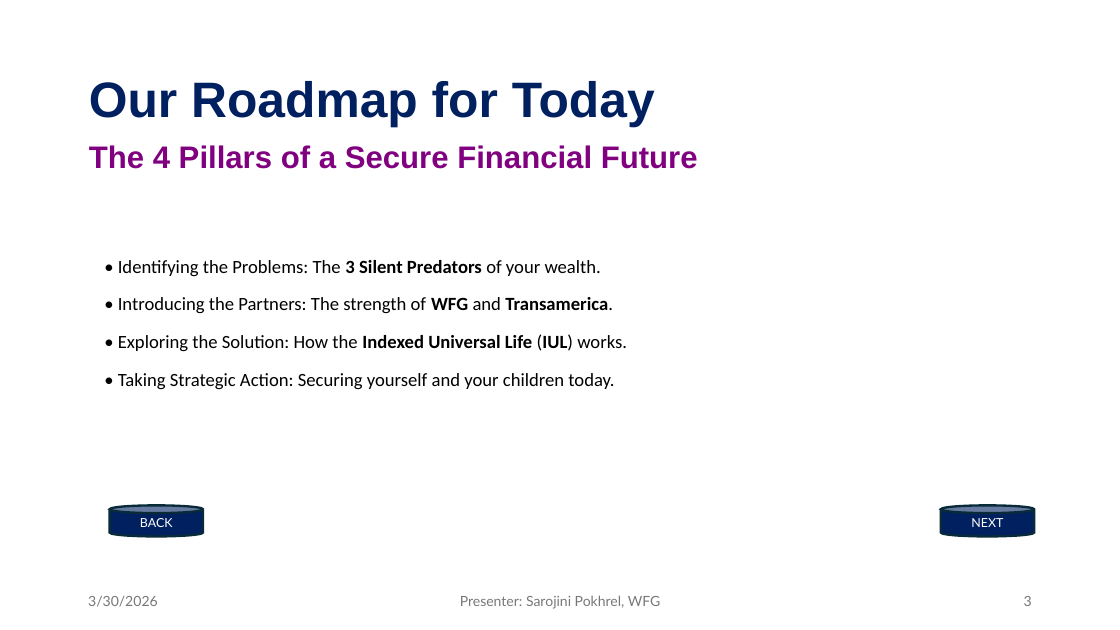
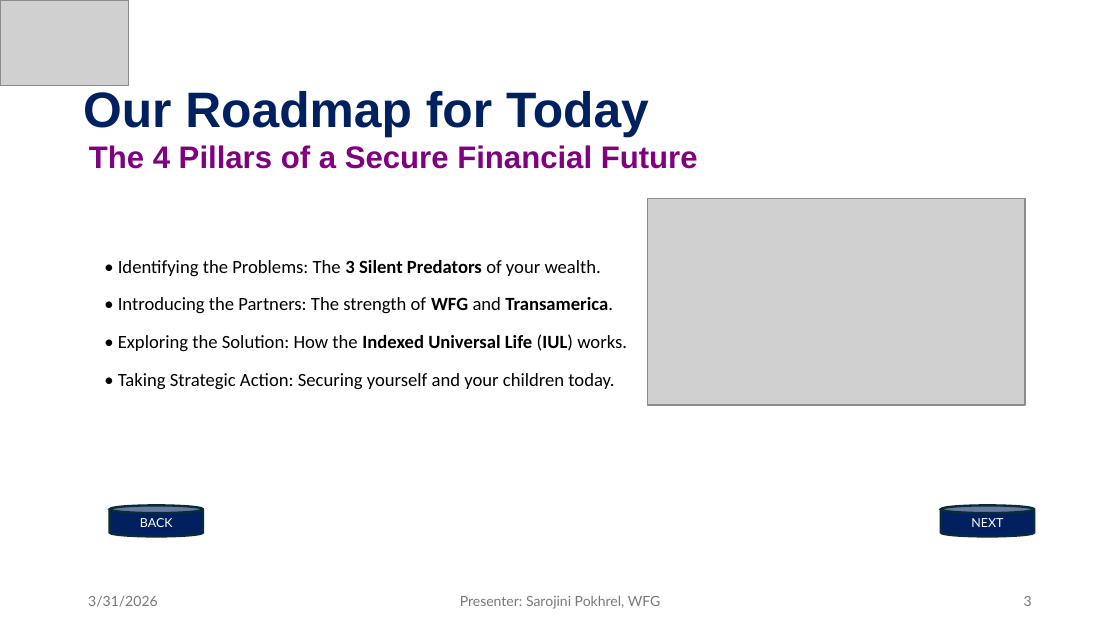
Before and after one commit to my1stgit/testgitrepo, a slide deck: slide 3 of Presentation1.pptm. Drawn at 1120x630 pixels with LibreOffice and Linux fonts; fonts in the diff are those of the drawing; grey boxes stand for pictures. Boxes give left, top, right and bottom in pixels: in the first picture for what was removed or moved away, otherwise in the second. Text is boxed around its words. In the diff, an @@ line names an element or a change of style, - is before the commit and + after.

```diff
--- a/Presentation1.pptm
+++ b/Presentation1.pptm
@@ picture added at [0, 0, 129, 85] @@
@@ text "Our Roadmap for Today": place and size @@
-text "Our Roadmap for Today" at [89, 81, 655, 127]
+text "Our Roadmap for Today" at [83, 91, 649, 138]
@@ picture added at [647, 199, 1025, 405] @@
@@ text at [88, 596, 158, 607]: text changed @@
-3/30/2026
+3/31/2026
```
Also in this commit, not shown: 10 other slides changed, 4 other files.
